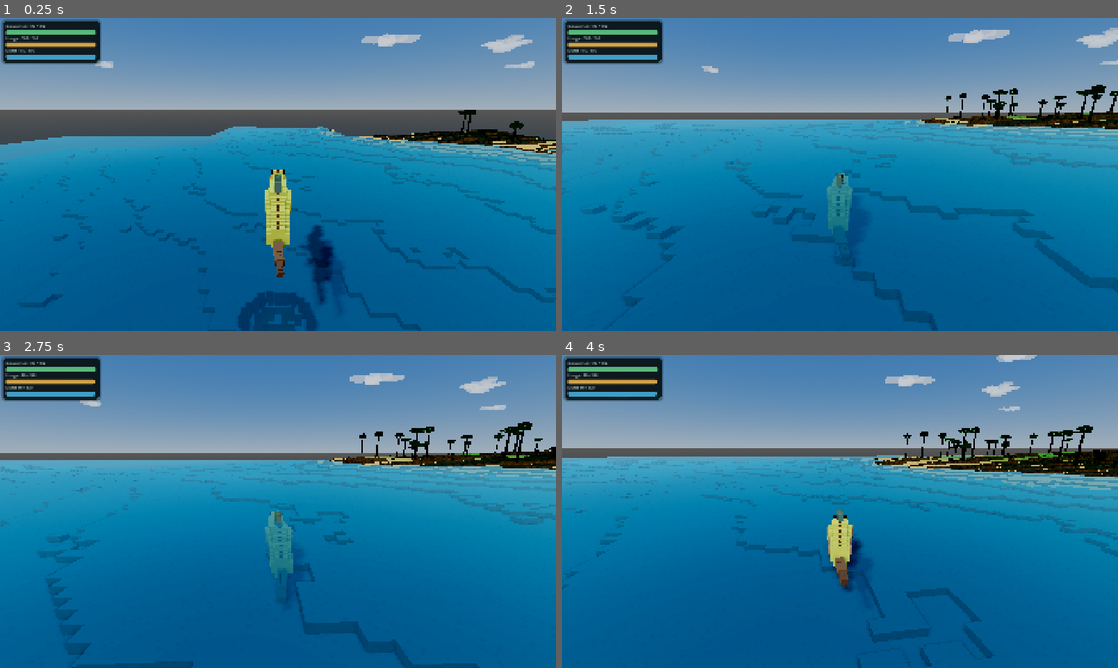
Above: before the commit, frames 1-4 (two rows, left to right).
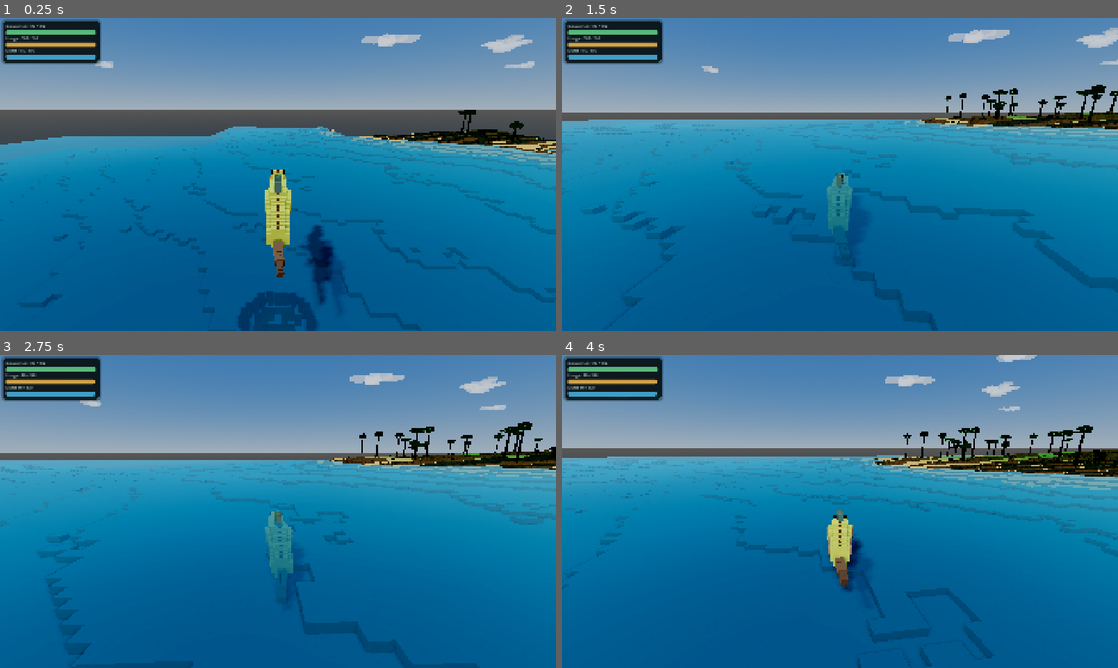
Above: after the commit, the same moments.

Repository: MajorDragonfly/voxelverse
Game: Godot game, scene res://main/main.tscn
Two runs of this game, one before a commit and one after it. Both use one fixed random seed, a clock stepped at 60 frames per second and the inputs below.
Inputs (mouse positions are in pixels of both pictures, inside the frame that each line leads up to):
- Up to frame 1 (0.25 s): no input
- Up to frame 2 (1.5 s): tap Enter at 0.5 s; move the mouse to (867, 174) at 0.52 s; hold W (move_forward) from 0.53 s (still down); click (867, 174) at 0.6 s; tap Space (jump) at 0.77 s; move the mouse to (812, 174) at 1.27 s; tap L at 1.35 s
- Up to frame 3 (2.75 s): keep holding W (move_forward); tap Space (jump) at 1.52 s; move the mouse to (289, 505) at 2.02 s; tap R at 2.1 s
- Up to frame 4 (4 s): keep holding W (move_forward); move the mouse to (834, 517) at 2.77 s; tap Tab at 2.85 s; click (834, 517) at 2.92 s; tap Space (jump) at 3.02, 3.77 s; move the mouse to (878, 514) at 3.52 s; tap Delete at 3.6 s

The runs differ from the first frame. In frame 1, less than 0.1% of the frame differs, in the area x 59-100%, y 35-44%; in frame 2, less than 0.1%; in frame 3, less than 0.1%; in frame 4, 0.1%, in the area x 56-100%, y 32-39%.

Commit message:
Remove black fake face lighting from terrain shader

Diff:
--- a/world/visuals/terrain/terrain_surface.gdshader
+++ b/world/visuals/terrain/terrain_surface.gdshader
@@ -13,8 +13,8 @@
 uniform float top_texture_scale : hint_range(0.05, 4.0, 0.05) = 0.75;
 uniform float side_texture_scale : hint_range(0.05, 4.0, 0.05) = 0.70;
 uniform float palette_steps : hint_range(2.0, 12.0, 1.0) = 8.0;
-uniform float texture_darkness : hint_range(0.20, 1.00, 0.01) = 0.42;
-uniform float texture_brightness : hint_range(0.80, 1.50, 0.01) = 1.06;
+uniform float texture_darkness : hint_range(0.20, 1.00, 0.01) = 0.82;
+uniform float texture_brightness : hint_range(0.80, 1.50, 0.01) = 1.08;
 
 uniform bool spherical_planet = false;
 uniform vec3 planet_center = vec3(0.0);
@@ -29,9 +29,9 @@
 uniform float rock_slope_start = 0.28;
 uniform float rock_slope_end = 0.62;
 uniform float macro_color_strength = 0.16;
-uniform float strata_strength = 0.18;
-uniform float snow_start_altitude = 10.2;
-uniform float snow_end_altitude = 14.2;
+uniform float strata_strength = 0.10;
+uniform float snow_start_altitude = 10.8;
+uniform float snow_end_altitude = 14.3;
 
 varying vec3 world_position;
 varying vec3 world_normal;
@@ -41,10 +41,6 @@
 void vertex() {
 	world_position = (MODEL_MATRIX * vec4(VERTEX, 1.0)).xyz;
 	world_normal = normalize(MODEL_NORMAL_MATRIX * NORMAL);
-
-	// Terrain colors are authored by the procedural mesher as vertex colors.
-	// Earlier shaders incorrectly read UV coordinates as RGB, which washed the
-	// entire world to pale texture values.
 	vertex_base_color = COLOR.rgb;
 }
 
@@ -57,16 +53,9 @@
 }
 
 
-vec2 get_planar_uv(
-	vec3 position_value,
-	vec3 normal_value,
-	float scale_value
-) {
+vec2 get_planar_uv(vec3 position_value, vec3 normal_value, float scale_value) {
 	vec3 absolute_normal = abs(normal_value);
-	if (
-		absolute_normal.y >= absolute_normal.x
-		&& absolute_normal.y >= absolute_normal.z
-	) {
+	if (absolute_normal.y >= absolute_normal.x && absolute_normal.y >= absolute_normal.z) {
 		return position_value.xz * scale_value;
 	}
 	if (absolute_normal.x >= absolute_normal.z) {
@@ -76,31 +65,14 @@
 }
 
 
-float quantize_value(float value, float steps) {
-	float safe_steps = max(steps - 1.0, 1.0);
-	return floor(clamp(value, 0.0, 1.0) * safe_steps + 0.5) / safe_steps;
-}
-
-
 float texture_luminance(vec3 color_value) {
 	return dot(color_value, vec3(0.299, 0.587, 0.114));
 }
 
 
-float face_light(vec3 normal_value) {
-	if (normal_value.y > 0.50) {
-		return 1.05;
-	}
-	if (normal_value.x > 0.50) {
-		return 0.92;
-	}
-	if (normal_value.x < -0.50) {
-		return 0.80;
-	}
-	if (normal_value.z > 0.50) {
-		return 0.87;
-	}
-	return 0.74;
+float quantize_value(float value, float steps) {
+	float safe_steps = max(steps - 1.0, 1.0);
+	return floor(clamp(value, 0.0, 1.0) * safe_steps + 0.5) / safe_steps;
 }
 
 
@@ -118,29 +90,27 @@
 		sampled_texture = coast_surface
 			? texture(sand_texture, pixel_uv).rgb
 			: texture(grass_texture, pixel_uv).rgb;
-	} else if (side_surface) {
+	} else {
 		bool rocky_surface = altitude >= rocky_height;
 		sampled_texture = rocky_surface
 			? texture(stone_texture, pixel_uv).rgb
 			: texture(dirt_texture, pixel_uv).rgb;
-	} else {
-		sampled_texture = texture(dirt_texture, pixel_uv).rgb;
 	}
 
-	float quantized_luminance = quantize_value(
+	float texture_value = quantize_value(
 		texture_luminance(sampled_texture),
 		palette_steps
 	);
 	float pixel_brightness = mix(
-		texture_darkness,
+		max(texture_darkness, 0.78),
 		texture_brightness,
-		quantized_luminance
+		texture_value
 	);
 
 	vec3 base_color = clamp(vertex_base_color, vec3(0.0), vec3(1.0));
 	float slope = 1.0 - abs(normal_value.y);
 	float rock_weight = smoothstep(rock_slope_start, rock_slope_end, slope);
-	rock_weight *= side_surface ? 0.72 : 0.30;
+	rock_weight *= side_surface ? 0.58 : 0.22;
 	base_color = mix(base_color, rock_color, rock_weight);
 
 	float snow_weight = smoothstep(
@@ -148,18 +118,20 @@
 		snow_end_altitude,
 		altitude
 	);
-	base_color = mix(base_color, snow_color, snow_weight * 0.82);
+	base_color = mix(base_color, snow_color, snow_weight * 0.78);
 
-	float strata = step(0.56, fract(altitude * 0.72));
+	float strata = step(0.64, fract(altitude * 0.68));
 	base_color = mix(
 		base_color,
 		rock_strata_color,
 		strata * strata_strength * rock_weight
 	);
 
-	vec3 final_color = base_color * pixel_brightness * face_light(normal_value);
-	ALBEDO = clamp(final_color, vec3(0.0), vec3(1.0));
+	// Real scene lighting supplies direction and shadows. This only keeps vertical
+	// faces readable, instead of multiplying them by a nearly black fake light.
+	float surface_readability = mix(0.86, 1.0, smoothstep(0.0, 0.65, normal_value.y));
+	ALBEDO = clamp(base_color * pixel_brightness * surface_readability, vec3(0.0), vec3(1.0));
 	ROUGHNESS = 0.96;
 	METALLIC = 0.0;
-	SPECULAR = 0.08;
+	SPECULAR = 0.06;
 }
